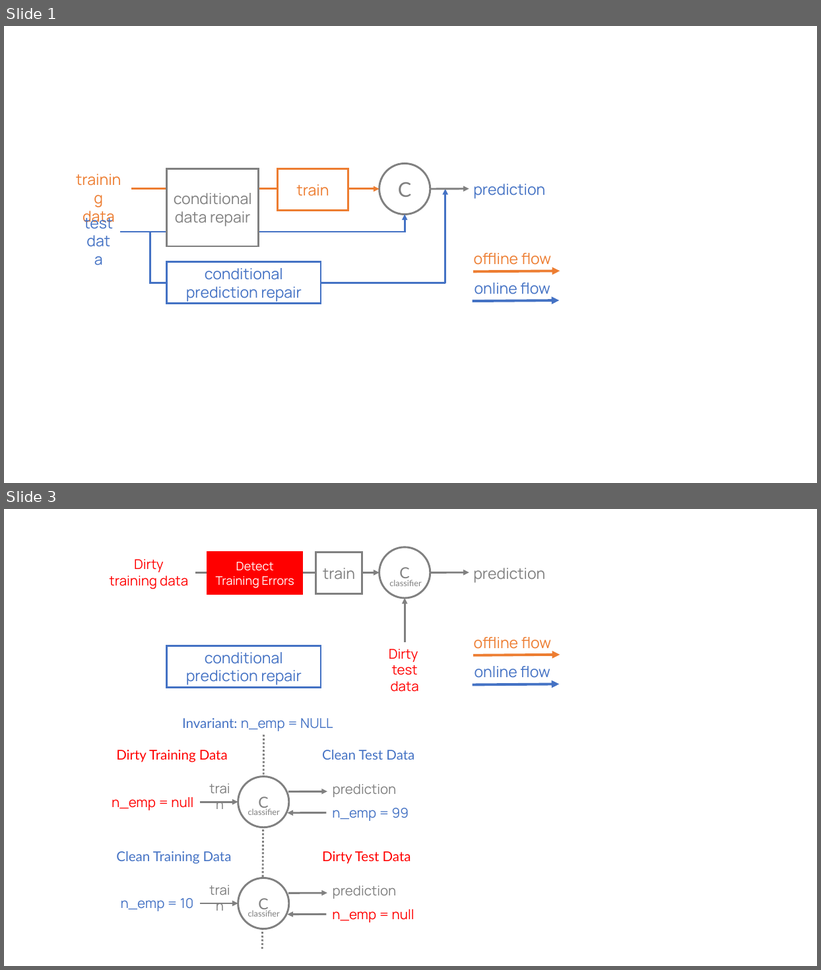
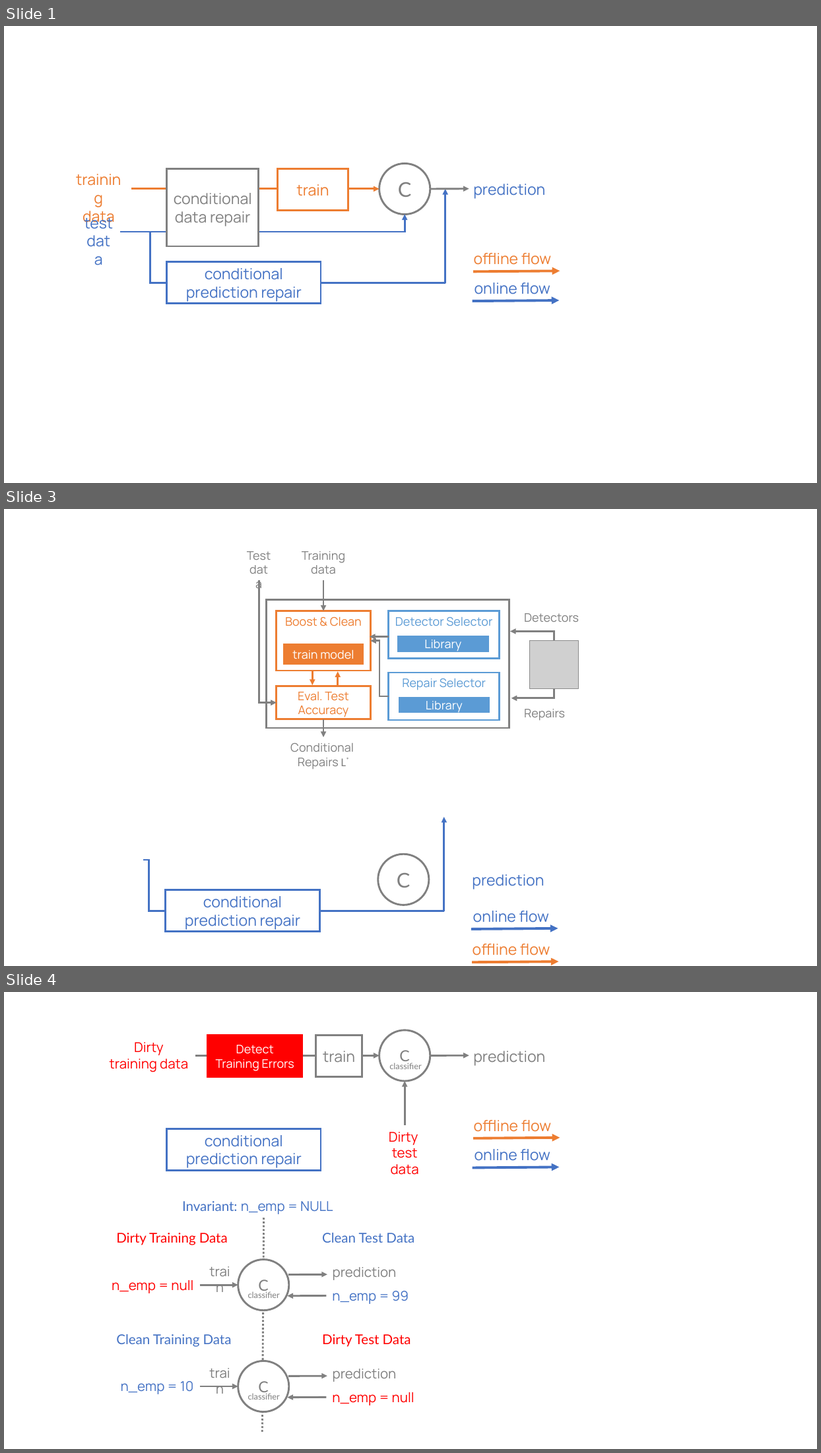
Before and after one commit to luckh2/sigmod-activedetect, a slide deck: figures/figures.pptx. Shown one above the other, each under a label of ours: slides 1 and 3 before the commit, slides 1, 3 and 4 after it; the slides between them are not shown. The pictures are 821x970 and 821x1453 pixels, drawn with LibreOffice and Linux fonts; fonts in the diff are those of the drawing; grey boxes stand for pictures. Boxes give left, top, right and bottom in pixels: in the first picture for what was removed or moved away, otherwise in the second. Text is boxed around its words. In the diff, an @@ line names an element or a change of style, - is before the commit and + after.

```diff
--- a/figures/figures.pptx
+++ b/figures/figures.pptx
@@ slide 3 added at (4, 509, 817, 966), background #FFFFFF @@
@@ text added at (247, 551, 336, 574), 14 pt, text #808080 @@
+Test
+data
@@ text added at (302, 551, 345, 563), 14 pt, text #808080 @@
+Training
+data
@@ elbow arrow added from (259, 580) to (277, 703), #808080 2.25 pt @@
@@ arrow added from (323, 580) to (323, 611), #808080 2.25 pt @@
@@ rectangle added at (267, 600, 510, 729), fill #FFFFFF, outline #808080 2.25 pt @@
@@ rectangle added at (277, 611, 370, 671), fill #FFFFFF, outline #ED7D31 2.25 pt, 14 pt, text #ED7D31 @@
+Boost & Clean
@@ rectangle added at (389, 611, 500, 658), fill #FFFFFF, outline #5B9BD5 2.25 pt, 14 pt, text #5B9BD5 @@
+Detector Selector
@@ text added at (524, 613, 579, 622), 14 pt, text #808080 @@
+Detectors
@@ rectangle added at (284, 644, 363, 664), fill #ED7D31, outline #ED7D31 2.25 pt, 14 pt, text #FFFFFF @@
+train model
@@ arrow added from (389, 637) to (370, 637), #808080 2.25 pt @@
@@ elbow arrow added from (389, 696) to (370, 641), #808080 2.25 pt @@
@@ rectangle added at (399, 637, 488, 651), fill #5B9BD5, outline #5B9BD5 2.25 pt, 14 pt, text #FFFFFF @@
+Library
@@ elbow arrow added from (554, 641) to (510, 632), #808080 2.25 pt @@
@@ picture added at (530, 641, 579, 690) @@
@@ rectangle added at (277, 686, 370, 720), fill #FFFFFF, outline #ED7D31 2.25 pt, 14 pt, text #ED7D31 @@
+Eval. Test Accuracy
@@ arrow added from (313, 672) to (313, 685), #ED7D31 2.25 pt @@
@@ arrow added from (338, 685) to (338, 672), #ED7D31 2.25 pt @@
@@ rectangle added at (389, 673, 500, 720), fill #FFFFFF, outline #5B9BD5 2.25 pt, 14 pt, text #5B9BD5 @@
+Repair Selector
@@ rectangle added at (399, 698, 489, 712), fill #5B9BD5, outline #5B9BD5 2.25 pt, 14 pt, text #FFFFFF @@
+Library
@@ elbow arrow added from (554, 689) to (512, 698), #808080 2.25 pt @@
@@ arrow added from (323, 720) to (323, 737), #808080 2.25 pt @@
@@ text added at (524, 709, 565, 720), 14 pt, text #808080 @@
+Repairs
@@ text added at (290, 743, 354, 769), 14 pt, text #808080 @@
+Conditional
+Repairs L*
@@ arrow added from (444, 912) to (444, 817), #4472C4 2.25 pt @@
@@ elbow line added from (144, 860) to (444, 912), #4472C4 2.25 pt @@
@@ ellipse added at (378, 854, 429, 906), fill #FFFFFF, outline #808080 2.25 pt, 24 pt, text #808080 @@
+C
@@ text added at (472, 875, 544, 890), 18 pt, text #4472C4 @@
+prediction
@@ rectangle added at (166, 890, 319, 931), fill #FFFFFF, outline #4472C4 2.25 pt, 18 pt, text #4472C4 @@
+conditional prediction repair
@@ text added at (473, 911, 549, 923), 18 pt, text #4472C4 @@
+online flow
@@ arrow added from (471, 929) to (558, 929), #4472C4 3 pt @@
@@ text added at (473, 944, 550, 956), 18 pt, text #ED7D31 @@
+offline flow
@@ arrow added from (473, 963) to (559, 962), #ED7D31 3 pt @@
@@ what was slide 3 is now slide 4 @@
```
Also in this commit, not shown: 1 slide changed, 1 other file.
